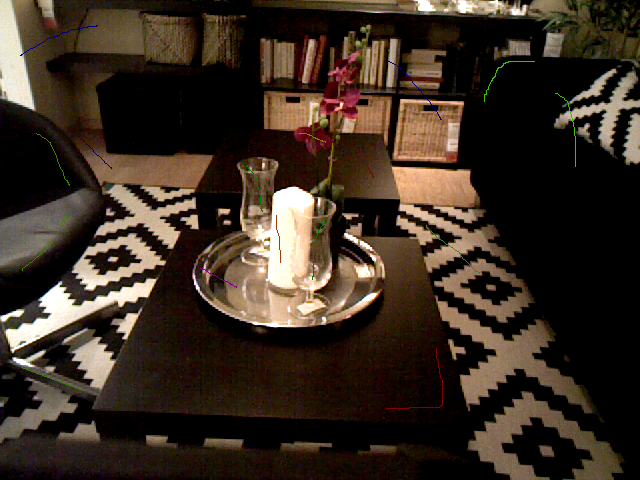
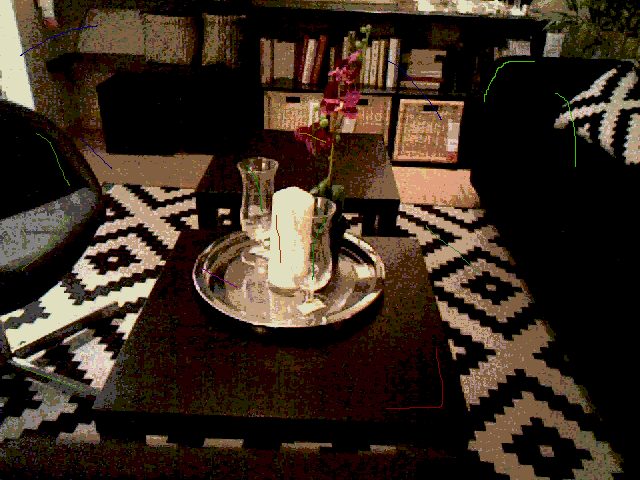
Layered file, before and after one edit (640x480). Changes by layer:
painted on "92_LivingLow.png" over (0, 0, 640, 480)
